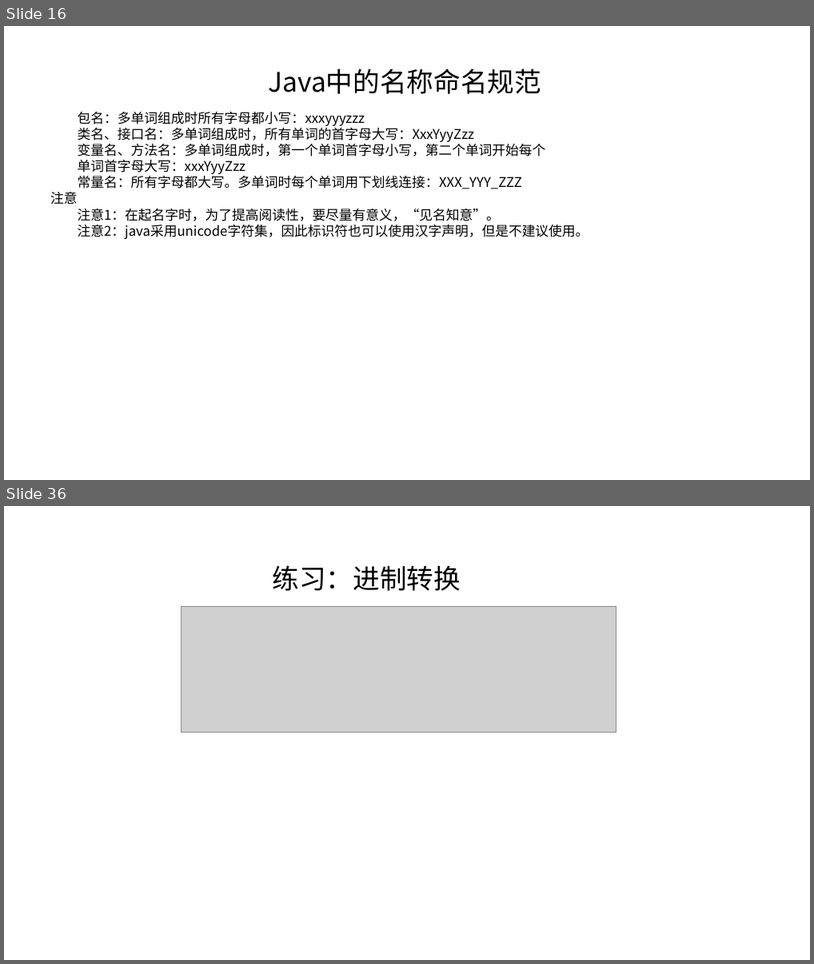
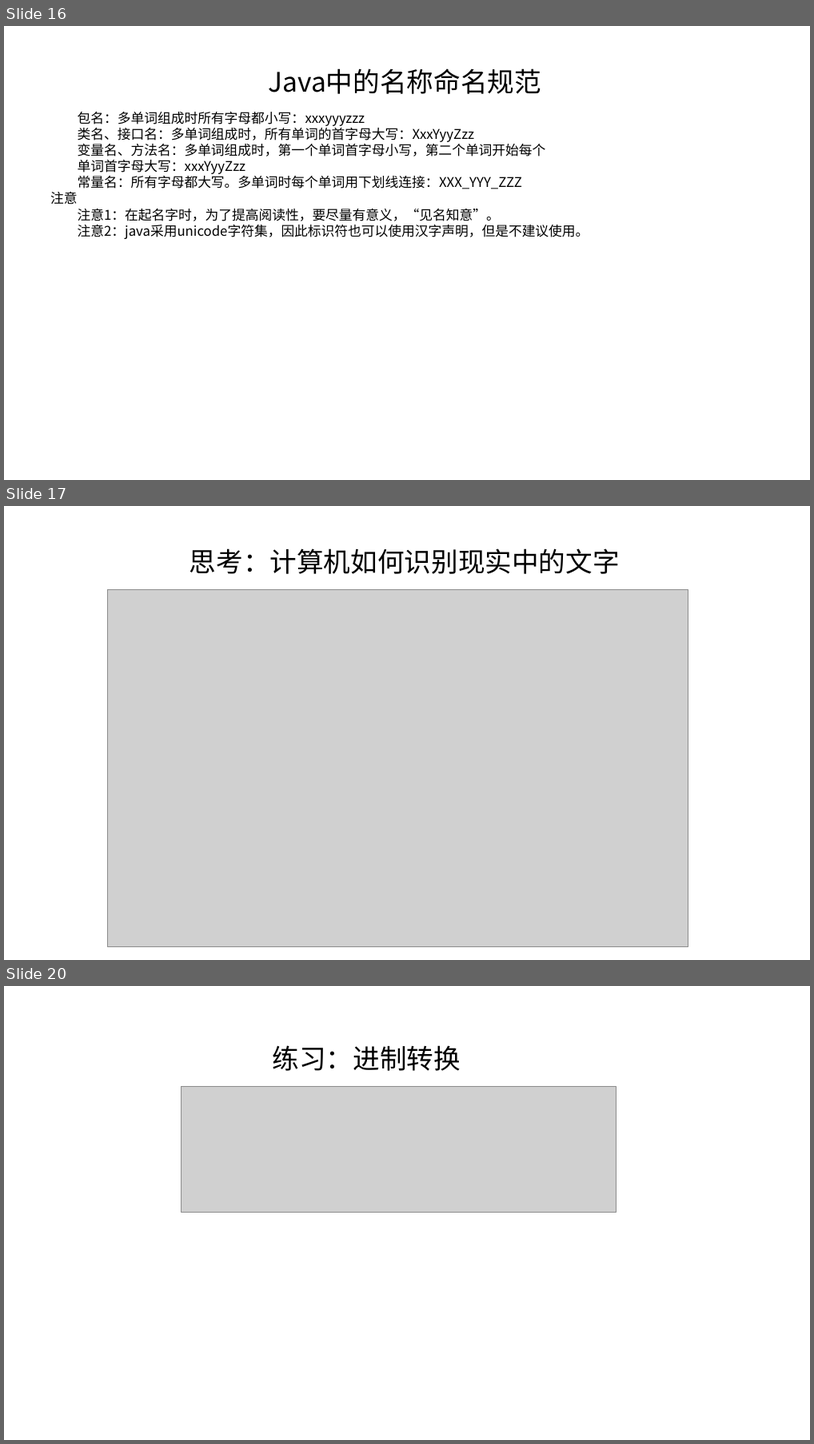
Before and after one commit to linkknown/PPT, a slide deck: 基础PPT/第1章：Java编程基础.pptx. Shown one above the other, each under a label of ours: slides 16 and 36 before the commit, slides 16, 17 and 20 after it; the slides between them are not shown. The pictures are 814x964 and 814x1444 pixels, drawn with LibreOffice and Linux fonts; fonts in the diff are those of the drawing; grey boxes stand for pictures; background and template pictures are left out. Boxes give left, top, right and bottom in pixels: in the first picture for what was removed or moved away, otherwise in the second. Text is boxed around its words. In the diff, an @@ line names an element or a change of style, - is before the commit and + after.

```diff
--- a/基础PPT/第1章：Java编程基础.pptx
+++ b/基础PPT/第1章：Java编程基础.pptx
@@ slide 17 added at (4, 506, 810, 960), background picture (left out) @@
@@ text added at (190, 548, 620, 574), 32 pt, text #000000 @@
+思考：计算机如何识别现实中的文字
@@ picture added at (107, 589, 689, 947) @@
@@ what was slide 36 is now slide 20 @@
```
Also in this commit, not shown: 2 slides changed, 1 other slide added.
